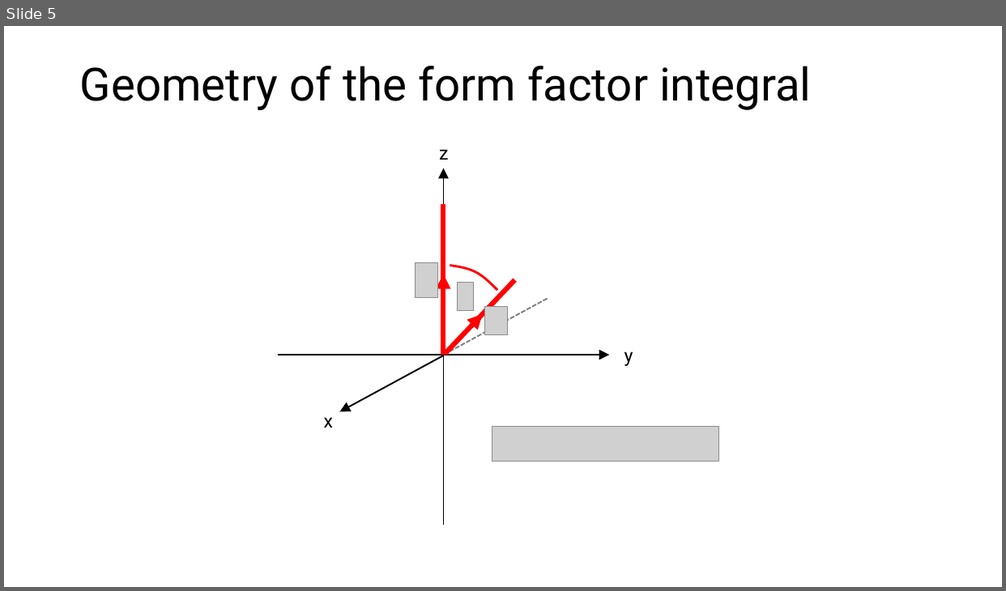
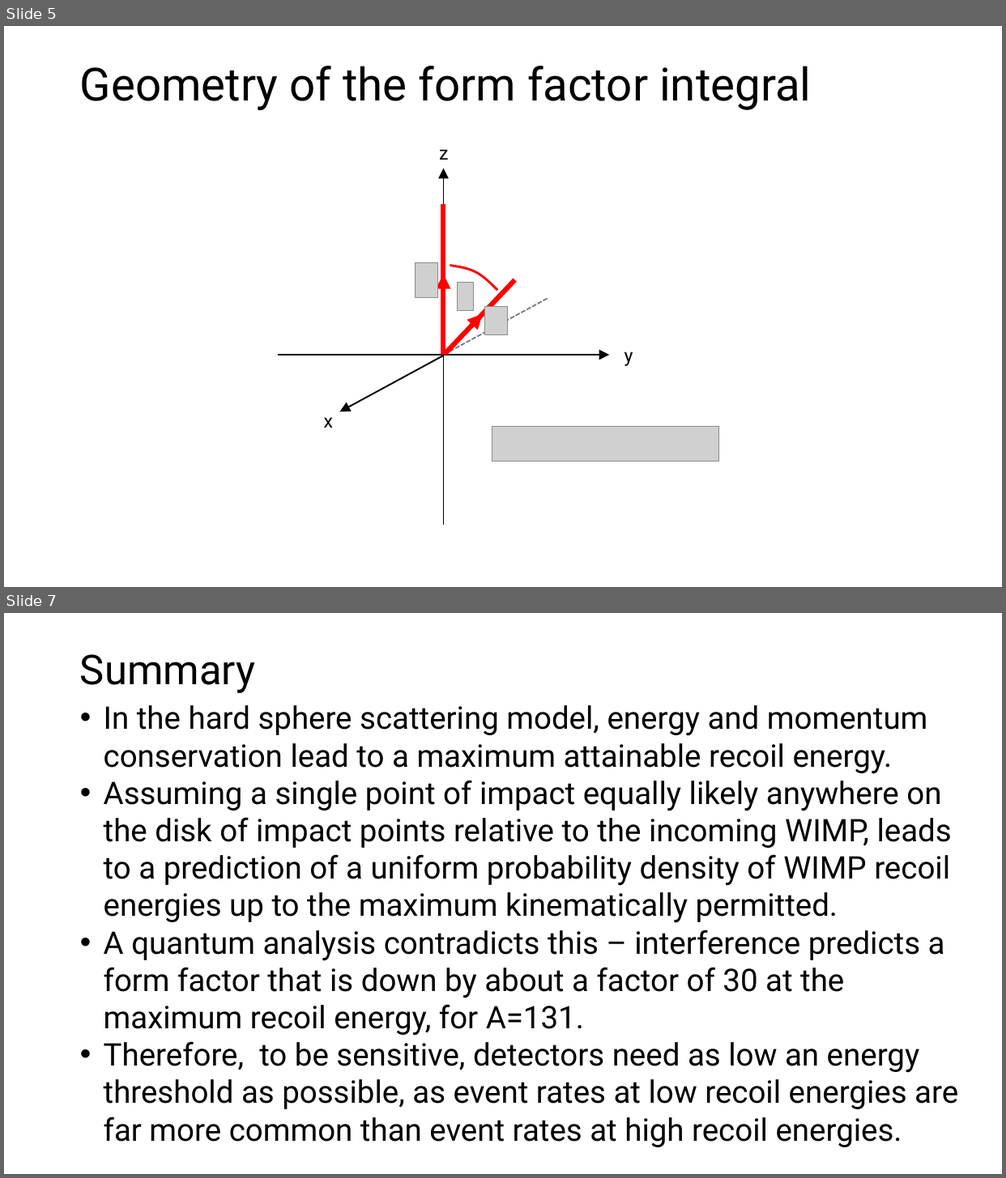
Before and after one commit to eddaw1/dark_matter_course, a slide deck: chapter3/lecture_3_illustrations.pptx. Shown one above the other, each under a label of ours: slide 5 before the commit, slides 5 and 7 after it; the slides between them are not shown. The pictures are 1006x591 and 1006x1178 pixels, drawn with LibreOffice and Linux fonts; fonts in the diff are those of the drawing; grey boxes stand for pictures. Boxes give left, top, right and bottom in pixels: in the first picture for what was removed or moved away, otherwise in the second. Text is boxed around its words. In the diff, an @@ line names an element or a change of style, - is before the commit and + after.

```diff
--- a/chapter3/lecture_3_illustrations.pptx
+++ b/chapter3/lecture_3_illustrations.pptx
@@ slide 7 added at (4, 613, 1002, 1174), background #FFFFFF @@
@@ title added at (80, 654, 255, 693), 39.6 pt, text #000000 @@
+Summary
@@ text added at (104, 705, 958, 1148), 30 pt, text #000000 @@
+• In the hard sphere scattering model, energy and momentum conservation lead to a maximum attainable recoil energy.
+• Assuming a single point of impact equally likely anywhere on the disk of impact points relative to the incoming WIMP, leads to a prediction of a uniform probability density of WIMP recoil energies up to the maximum kinematically permitted.
+• A quantum analysis contradicts this – interference predicts a form factor that is down by about a factor of 30 at the maximum recoil energy, for A=131.
+• Therefore, to be sensitive, detectors need as low an energy threshold as possible, as event rates at low recoil energies are far more common than event rates at high recoil energies.
```
Also in this commit, not shown: 1 other slide added.
